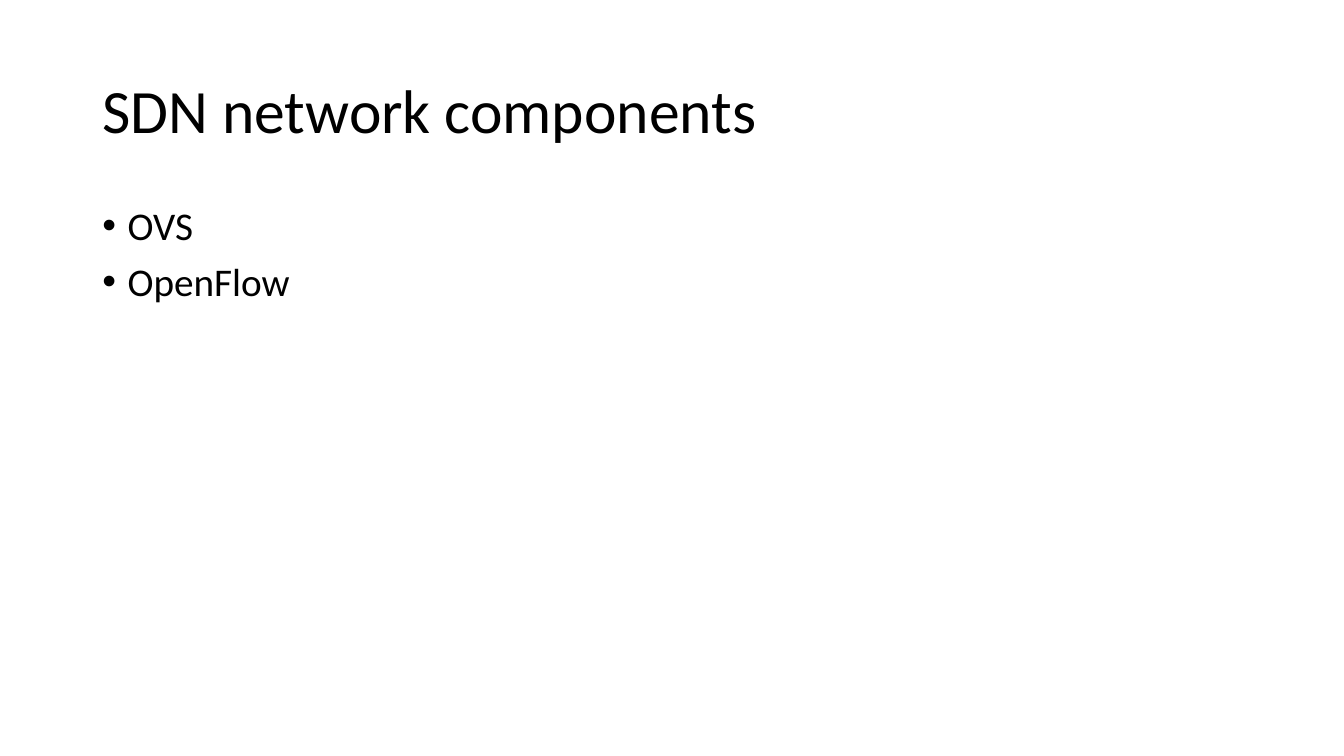
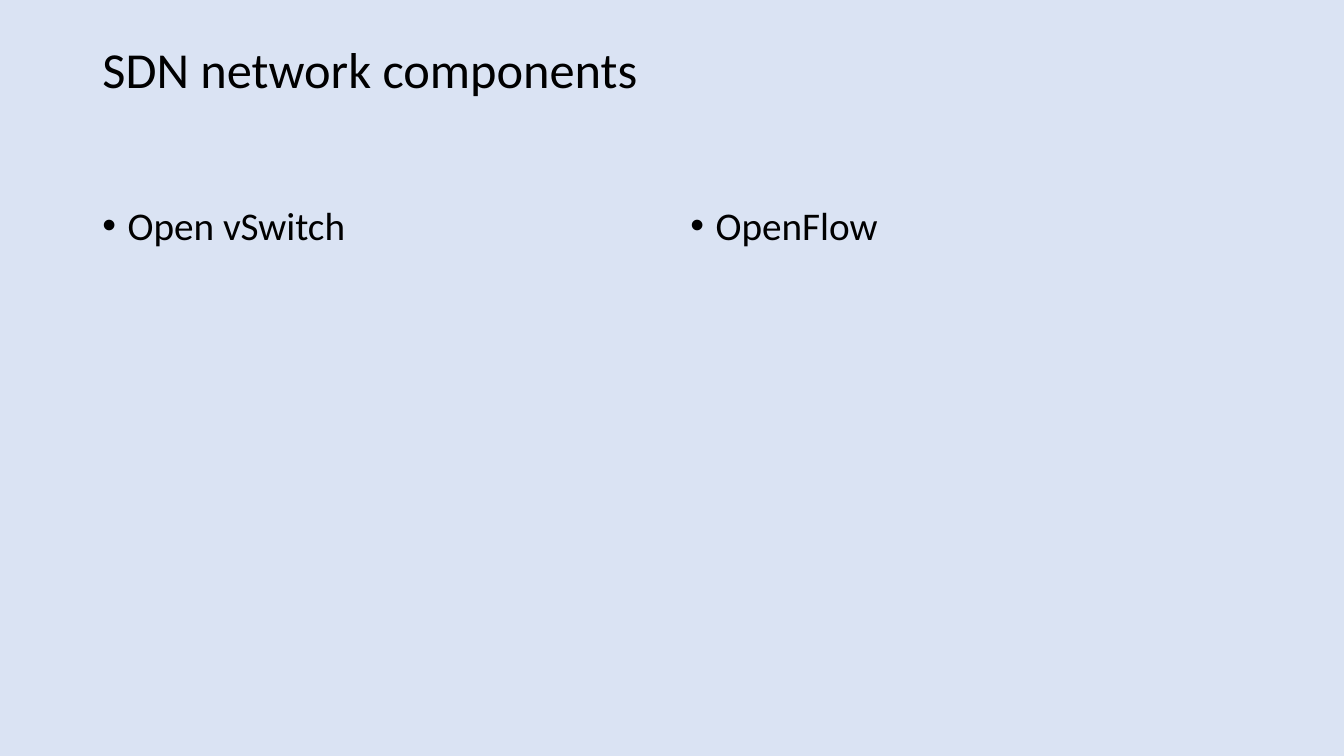
Before and after one commit to harshal-vaze/Software-Defined-Networking-with-ONOS, a slide deck: slide 25 of Thesis.pptx (slide 9 before the commit). Drawn at 1344x756 pixels with LibreOffice and Linux fonts; fonts in the diff are those of the drawing. Boxes give left, top, right and bottom in pixels: in the first picture for what was removed or moved away, otherwise in the second. Text is boxed around its words. In the diff, an @@ line names an element or a change of style, - is before the commit and + after.

```diff
--- a/Thesis.pptx
+++ b/Thesis.pptx
@@ background #FFFFFF to #DAE3F3 @@
@@ title "SDN network components" at (102, 53, 638, 96): size 44 to 36 pt @@
@@ text "OpenFlow": place and size @@
-text "OpenFlow" at (128, 214, 290, 303)
+text "OpenFlow" at (716, 212, 878, 247)
@@ text at (128, 214, 193, 241): paragraph removed @@
-• OVS
@@ text added at (128, 212, 345, 247), 28 pt, text #000000 @@
+• Open vSwitch
```
Also in this commit, not shown: 40 other slides changed, 14 slides added, 11 slides removed.
